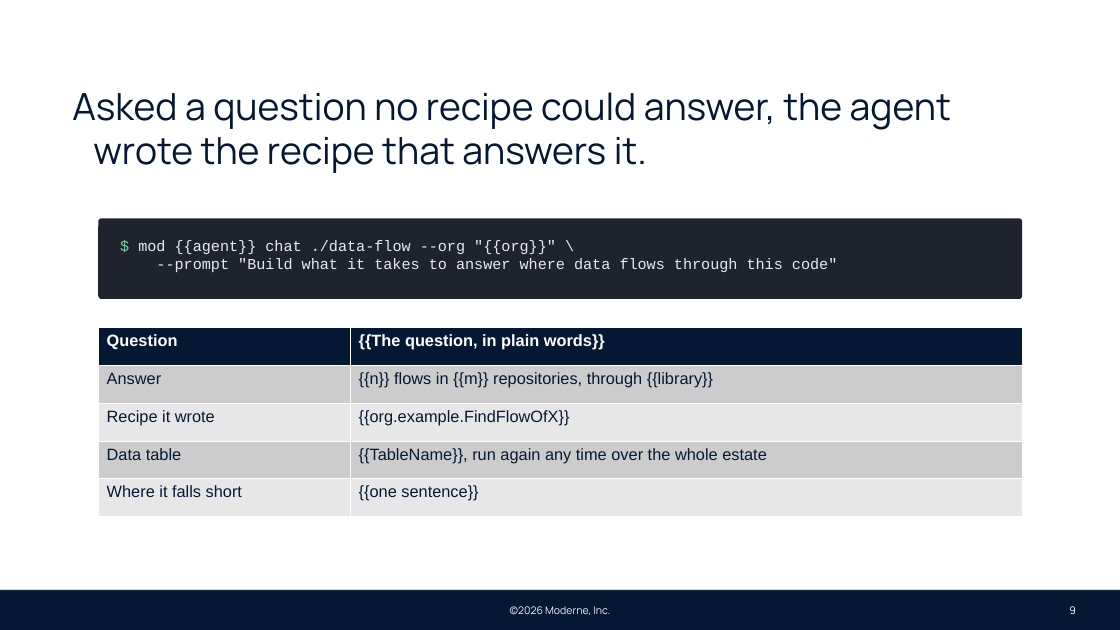
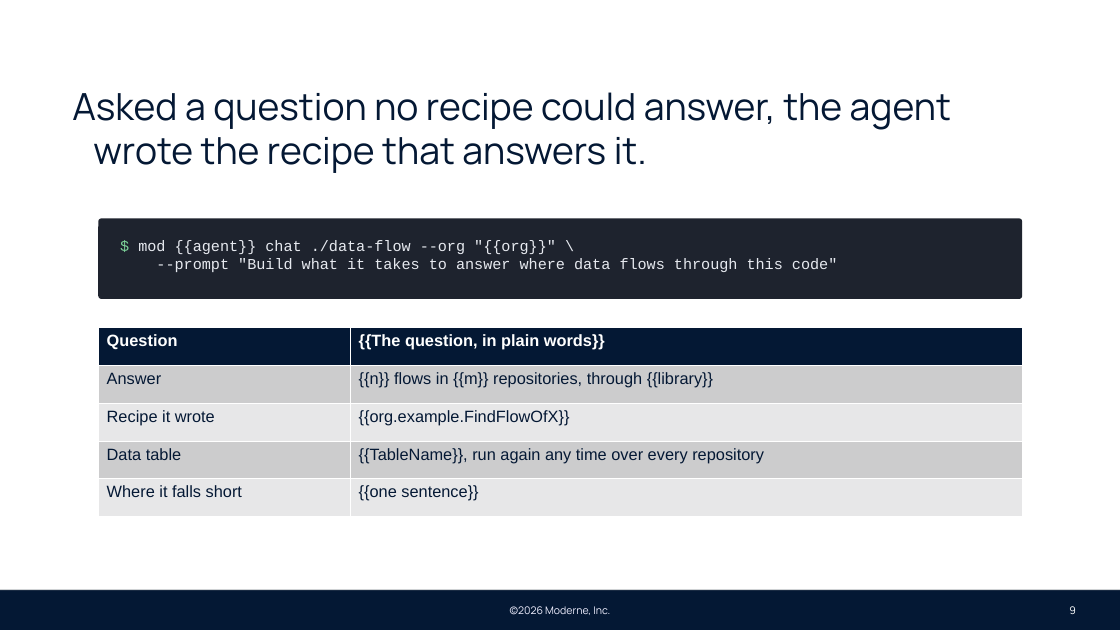
Before and after one commit to moderneinc/moderne-docs, a slide deck: slide 9 of static/decks/moderne-pov.pptx. Drawn at 1120x630 pixels with LibreOffice and Linux fonts; fonts in the diff are those of the drawing; background and template pictures are left out. Boxes give left, top, right and bottom in pixels: in the first picture for what was removed or moved away, otherwise in the second. Text is boxed around its words. In the diff, an @@ line names an element or a change of style, - is before the commit and + after.

Commit message:
Say the code and every repository instead of the estate
The deck, the page and the picker called the repositories the proof of value runs on "the estate". Plain words instead: the code, every repository, which repositories a vulnerability reaches.

```diff
--- a/static/decks/moderne-pov.pptx
+++ b/static/decks/moderne-pov.pptx
@@ table at <box>98,328,1023,517</box> @@
-row 4, column 2: {{TableName}}, run again any time over the whole estate
+row 4, column 2: {{TableName}}, run again any time over every repository
```
Also in this commit, not shown: 2 other slides changed, 2 other files.
